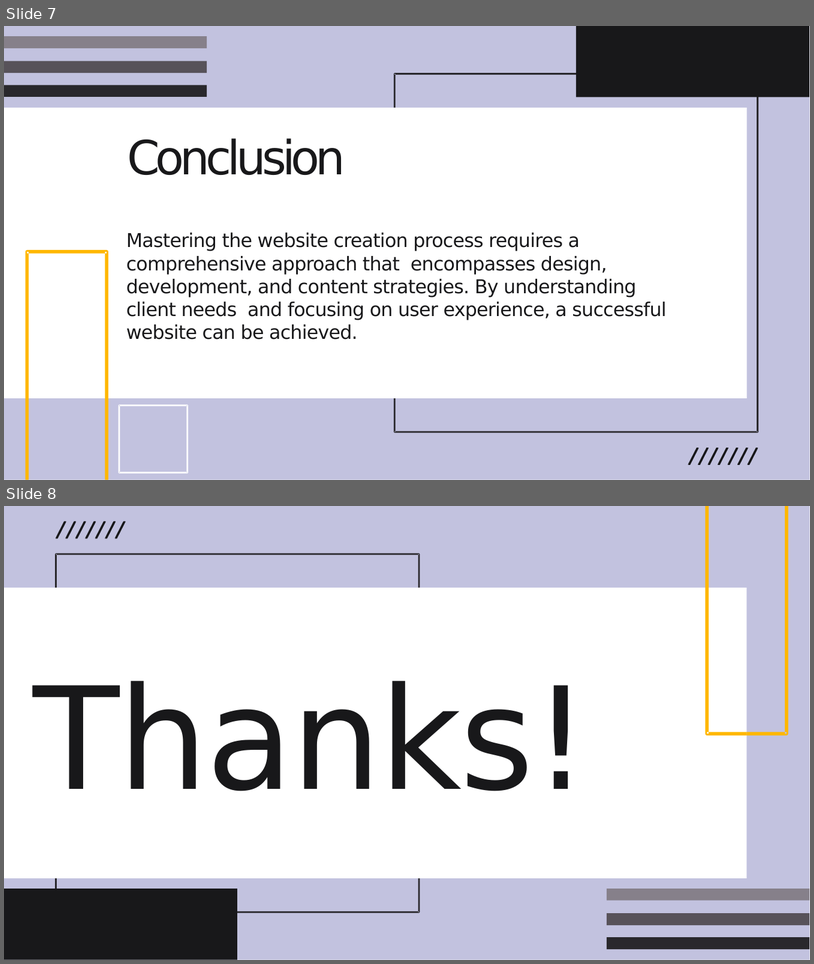
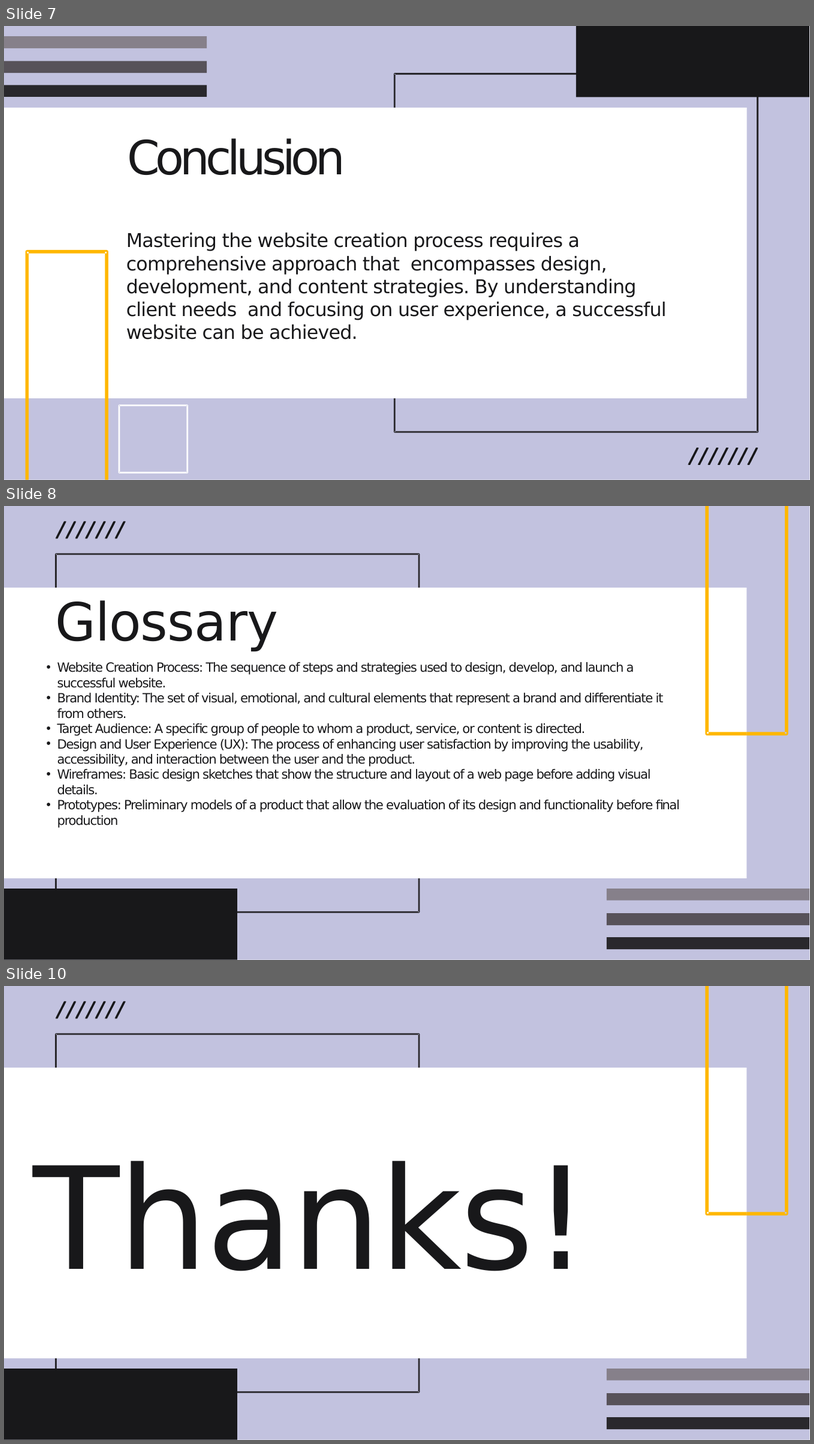
Before and after one commit to rossy1668/Clasess, a slide deck: ProyectoEnglish.pptx. Shown one above the other, each under a label of ours: slides 7 and 8 before the commit, slides 7, 8 and 10 after it; the slides between them are not shown. The pictures are 814x964 and 814x1444 pixels, drawn with LibreOffice and Linux fonts; fonts in the diff are those of the drawing. Boxes give left, top, right and bottom in pixels: in the first picture for what was removed or moved away, otherwise in the second. Text is boxed around its words. In the diff, an @@ line names an element or a change of style, - is before the commit and + after.

```diff
--- a/ProyectoEnglish.pptx
+++ b/ProyectoEnglish.pptx
@@ slide 8 added at (4, 506, 810, 960), background #FFFFFF @@
@@ freeform shape added at (4, 506, 810, 959), fill #C2C2DF @@
@@ freeform shape added at (56, 522, 66, 538), fill #18181A @@
@@ freeform shape added at (56, 522, 66, 538), fill #18181A @@
@@ freeform shape added at (65, 522, 76, 538), fill #18181A @@
@@ freeform shape added at (66, 522, 76, 538), fill #18181A @@
@@ freeform shape added at (75, 522, 86, 538), fill #18181A @@
@@ freeform shape added at (76, 522, 86, 538), fill #18181A @@
@@ freeform shape added at (85, 522, 96, 538), fill #18181A @@
@@ freeform shape added at (86, 522, 96, 538), fill #18181A @@
@@ freeform shape added at (95, 522, 106, 538), fill #18181A @@
@@ freeform shape added at (96, 522, 105, 538), fill #18181A @@
@@ freeform shape added at (105, 522, 116, 538), fill #18181A @@
@@ freeform shape added at (105, 522, 115, 538), fill #18181A @@
@@ freeform shape added at (115, 522, 125, 538), fill #18181A @@
@@ freeform shape added at (115, 522, 126, 538), fill #18181A @@
@@ freeform shape added at (705, 506, 747, 735), fill #FFB700 @@
@@ freeform shape added at (747, 506, 789, 735), fill #FFB700 @@
@@ freeform shape added at (55, 553, 420, 913), fill #29282C @@
@@ freeform shape added at (4, 588, 747, 878), fill #FFFFFF @@
@@ text added at (55, 600, 278, 651), 93.9 pt, text #18181A @@
+Glossary
@@ text added at (57, 662, 680, 828), 22.7 pt, text #18181A @@
+  • Website Creation Process: The sequence of steps and strategies used to design, develop, and launch a successful website.
+  • Brand Identity: The set of visual, emotional, and cultural elements that represent a brand and differentiate it from others.
+  • Target Audience: A specific group of people to whom a product, service, or content is directed.
+  • Design and User Experience (UX): The process of enhancing user satisfaction by improving the usability, accessibility, and interaction between the user and the product.
+  • Wireframes: Basic design sketches that show the structure and layout of a web page before adding visual details.
+  • Prototypes: Preliminary models of a product that allow the evaluation of its design and functionality before final production
@@ freeform shape added at (4, 888, 237, 959), fill #18181A @@
@@ freeform shape added at (607, 888, 810, 900), fill #86808A @@
@@ freeform shape added at (607, 913, 810, 925), fill #575259 @@
@@ freeform shape added at (607, 937, 810, 949), fill #29282C @@
@@ what was slide 8 is now slide 10 @@
```
Also in this commit, not shown: 2 slides changed, 1 other slide added, 1 other file.
